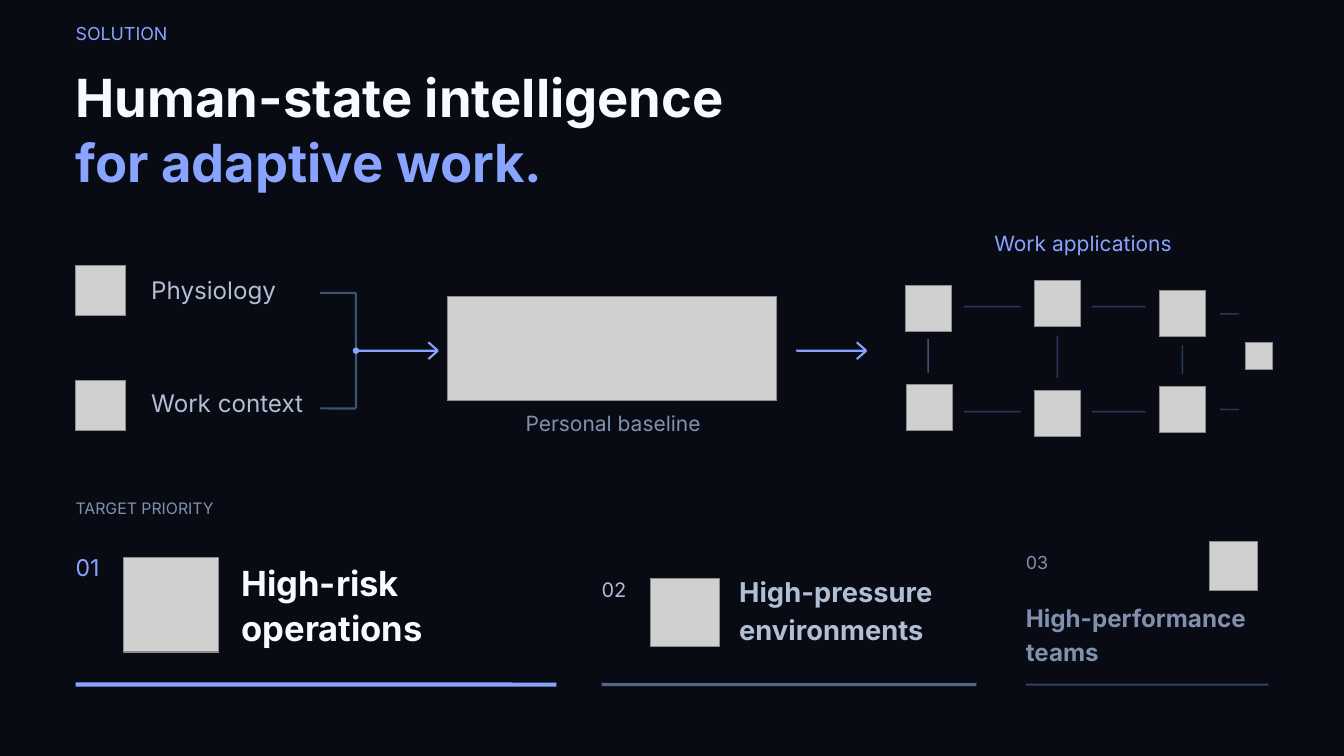
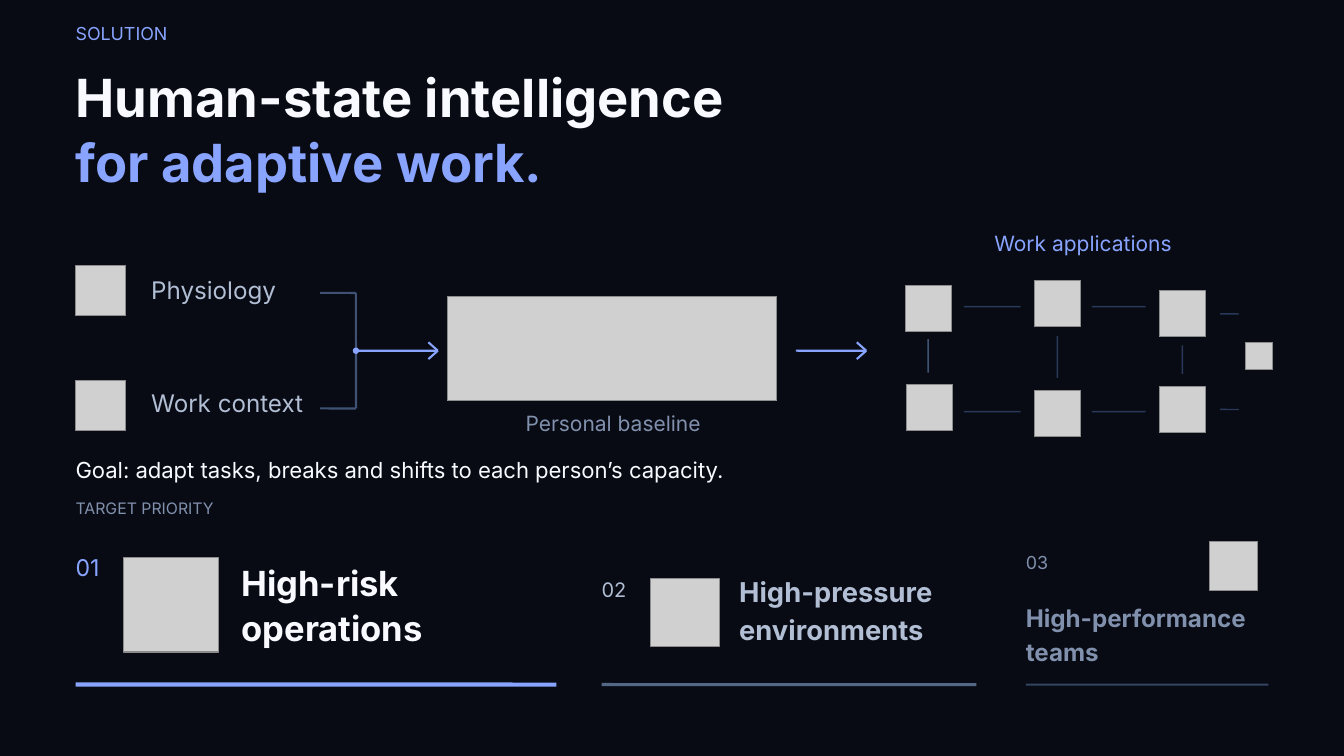
Before and after one commit to Guayamose/Neurasign, a slide deck: slide 6 of presentation/NeuraSign_Pitch.pptx. Drawn at 1344x756 pixels with LibreOffice and Linux fonts; fonts in the diff are those of the drawing; grey boxes stand for pictures. Boxes give left, top, right and bottom in pixels: in the first picture for what was removed or moved away, otherwise in the second. Text is boxed around its words. In the diff, an @@ line names an element or a change of style, - is before the commit and + after.

```diff
--- a/presentation/NeuraSign_Pitch.pptx
+++ b/presentation/NeuraSign_Pitch.pptx
@@ text added at box(76, 461, 723, 483), 15.8 pt, text #F8FAFF @@
+Goal: adapt tasks, breaks and shifts to each person’s capacity.
```
Also in this commit, not shown: 5 other slides changed, 1 slide added, 1 other file.
